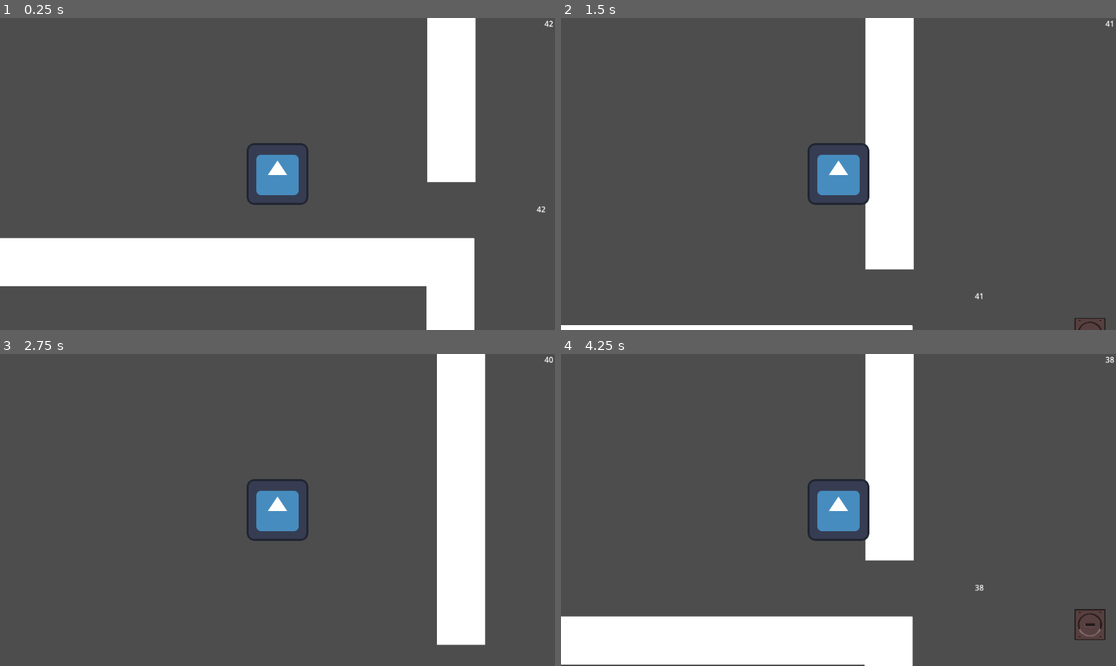
Above: before the commit, frames 1-4 (two rows, left to right).
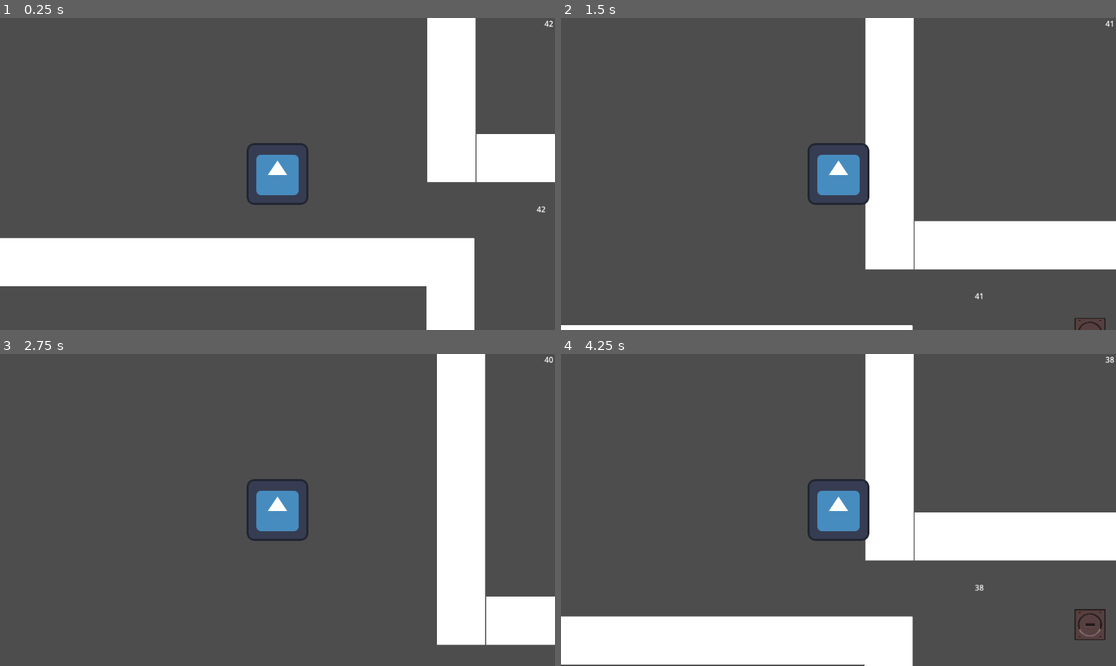
Above: after the commit, the same moments.

Repository: tristeceratops/42GameJam
Game: Godot game, scene res://testing stages/charakter_testing_env.tscn
The game is run twice, just before and just after one commit, with the same random seed, the same clock (stepped at 60 frames per second) and the same inputs. This scene is started directly instead of the project's main scene. The engine's default icon, where the game draws it, is replaced by a stand-in: a white triangle on a blue panel in a dark square.
Inputs (mouse positions are in pixels of both pictures, inside the frame that each line leads up to):
- Up to frame 1 (0.25 s): no input
- Up to frame 2 (1.5 s): move the mouse to (960, 158) at 0.52 s; hold D (right) from 0.53 s (still down); tap E (dash) at 0.6 s; tap W (jump) at 0.77 s; move the mouse to (727, 189) at 1.27 s; tap Shift (run) at 1.35 s
- Up to frame 3 (2.75 s): tap W (jump) at 1.52 s; move the mouse to (333, 441) at 2.02 s; release D (right) at 2.03 s; hold A (left) from 2.03 s (still down); click (333, 441) at 2.1 s
- Up to frame 4 (4.25 s): move the mouse to (810, 572) at 2.77 s; release A (left) at 2.78 s; hold D (right) from 2.78 s (still down); tap E (dash) at 2.85 s; tap W (jump) at 3.02, 3.77 s; move the mouse to (1005, 556) at 3.52 s; hold Shift (run) from 3.53 s (still down)

The runs differ from the first frame. In frame 1, 2.2% of the frame differs, in the area x 85-100%, y 37-53%; in frame 2, 5.7%, in the area x 63-100%, y 65-81%; in frame 3, 1.9%; in frame 4, 5.7%.

Commit message:
nothing
nothuing

Diff:
--- a/42gamejam Sebastian/testing stages/charakter_testing_env.tscn
+++ b/42gamejam Sebastian/testing stages/charakter_testing_env.tscn
@@ -13,6 +13,9 @@
 
 [node name="StaticBody2D" parent="." instance=ExtResource("2_p5px5")]
 position = Vector2(-23, -110)
+
+[node name="StaticBody2D" parent="StaticBody2D" instance=ExtResource("2_p5px5")]
+position = Vector2(1005, -216)
 
 [node name="platform up-down" parent="." instance=ExtResource("3_67rp5")]
 position = Vector2(-1175, -66)
